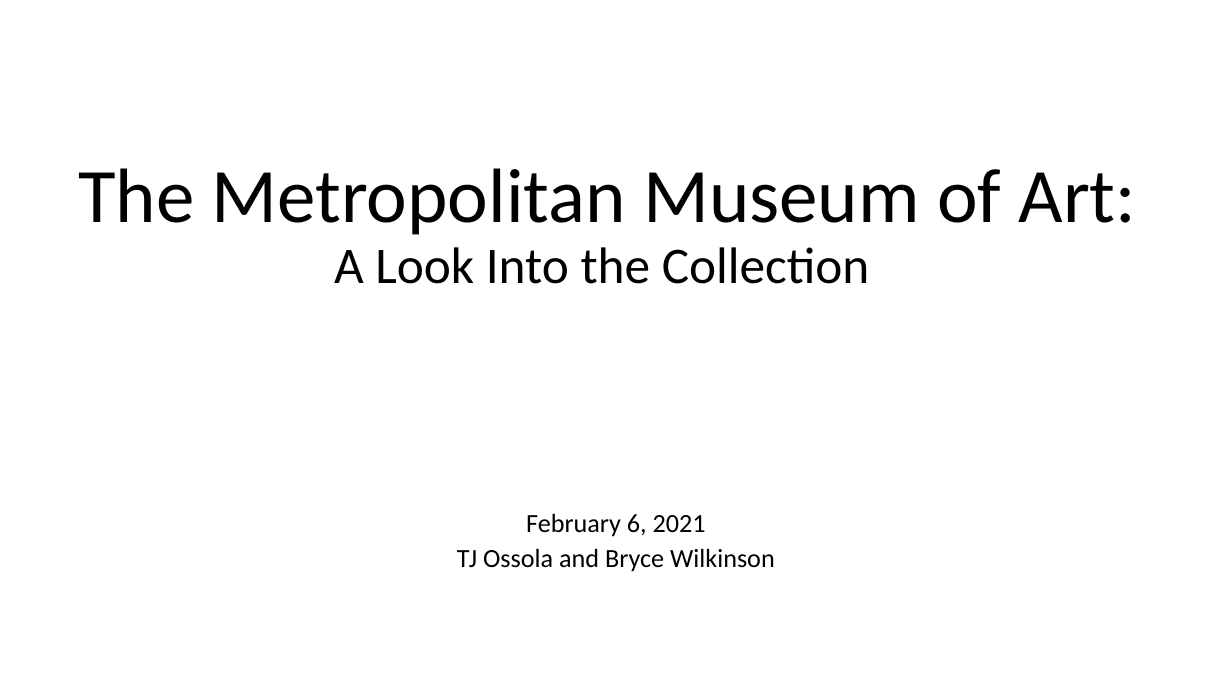
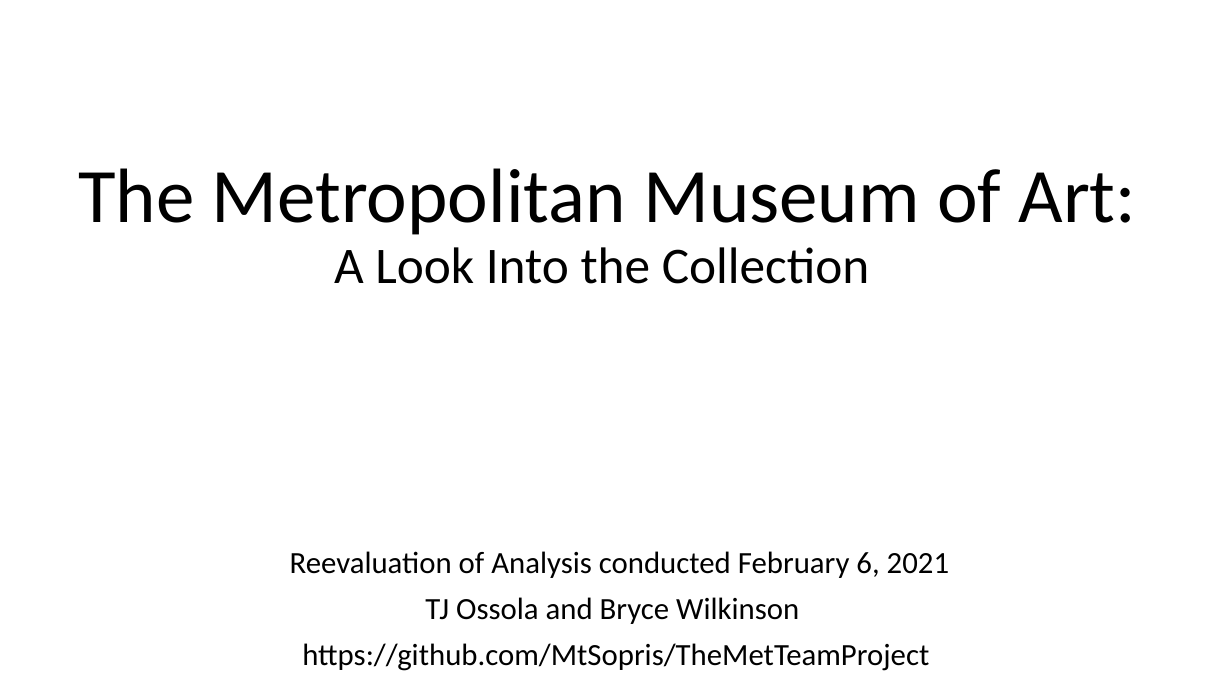
Before and after one commit to MtSopris/ProjectMet2, a slide deck: slide 1 of Analysis of th MET.pptx. Drawn at 1232x693 pixels with LibreOffice and Linux fonts; fonts in the diff are those of the drawing; background and template pictures are left out. Boxes give left, top, right and bottom in pixels: in the first picture for what was removed or moved away, otherwise in the second. Text is boxed around its words. In the diff, an @@ line names an element or a change of style, - is before the commit and + after.

```diff
--- a/Analysis of th MET.pptx
+++ b/Analysis of th MET.pptx
@@ subtitle "Reevaluation of Analysis conducted February ...": place and size @@
-subtitle "Reevaluation of Analysis conducted February ..." at [457, 513, 775, 572]
+subtitle "Reevaluation of Analysis conducted February ..." at [290, 551, 949, 671]
@@ subtitle at [290, 551, 949, 578]: text changed; size 20.4 to 24 pt @@
-February 6, 2021
+Reevaluation of Analysis conducted February 6, 2021
@@ subtitle at [425, 597, 799, 624]: size 20.4 to 24 pt in "TJ Ossola and Bryce Wilkinson"; line spacing 0.7 to 0.9 @@
@@ subtitle at [302, 643, 929, 671]: paragraph added @@
+https://github.com/MtSopris/TheMetTeamProject
```
Also in this commit, not shown: 5 other slides changed, 3 other files.
